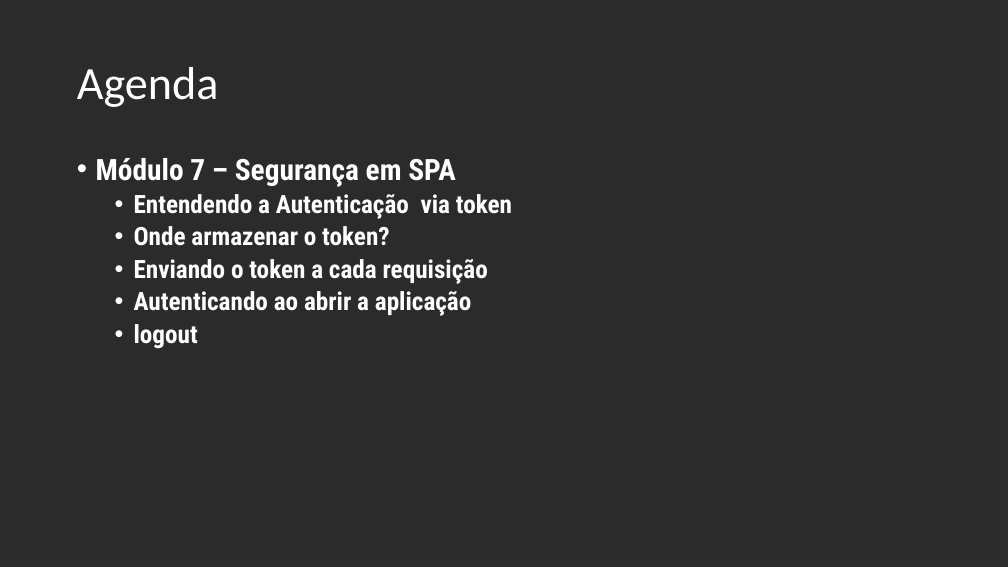
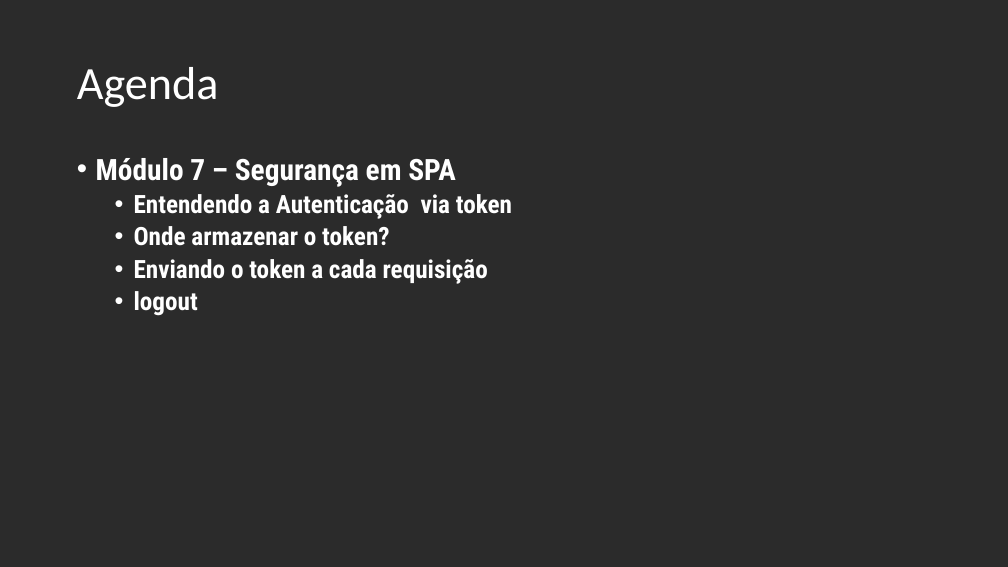
Before and after one commit to andrebaltieri/5500, a slide deck: slide 10 of Apresentações/Modulo 1/M01A01.pptx. Drawn at 1008x567 pixels with LibreOffice and Linux fonts; fonts in the diff are those of the drawing; background and template pictures are left out; a plain dark background stands for a picture behind light text. Boxes give left, top, right and bottom in pixels: in the first picture for what was removed or moved away, otherwise in the second. Text is boxed around its words. In the diff, an @@ line names an element or a change of style, - is before the commit and + after.

```diff
--- a/Apresentações/Modulo 1/M01A01.pptx
+++ b/Apresentações/Modulo 1/M01A01.pptx
@@ text at [134,291,472,316]: paragraph removed @@
-  • Autenticando ao abrir a aplicação
```
Also in this commit, not shown: 5 other slides changed, 2 slides added, 38 other files.
